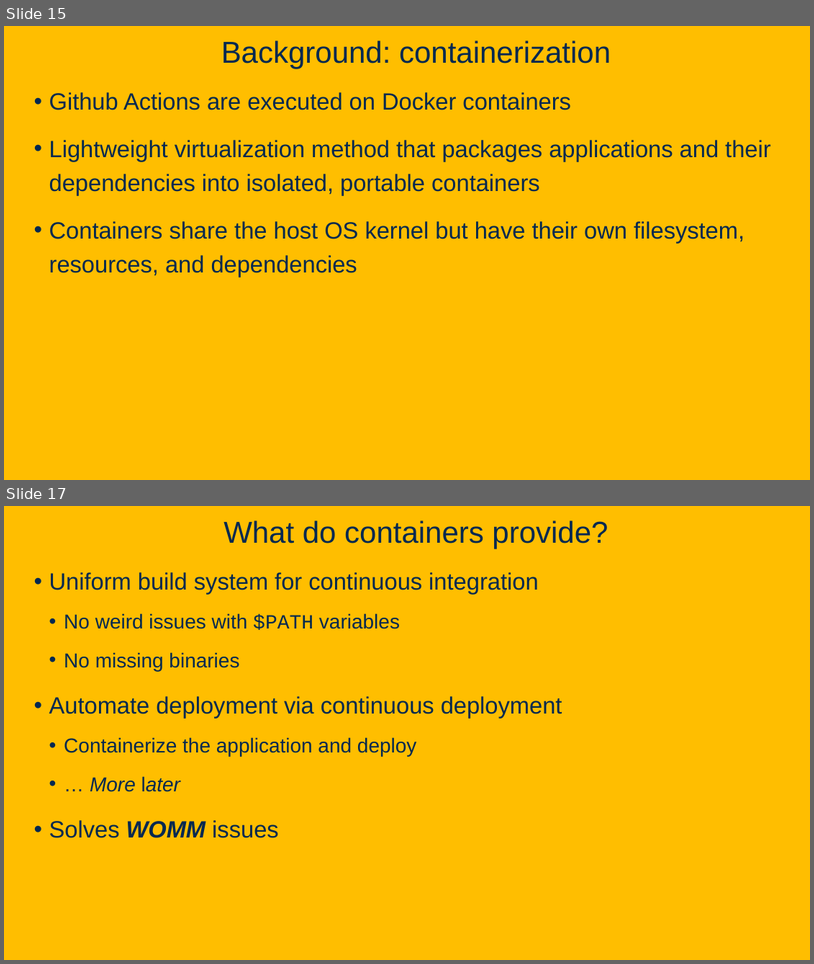
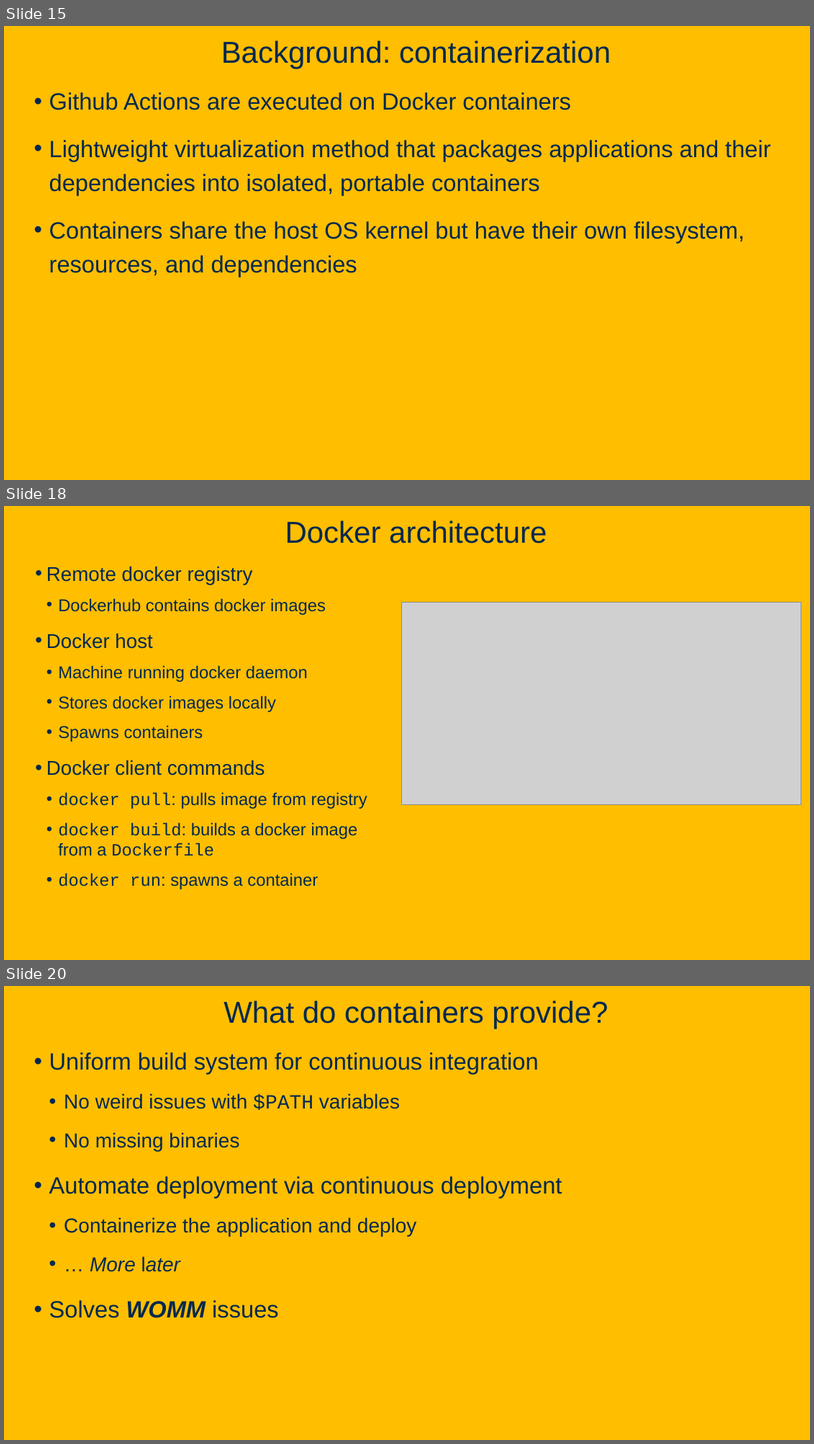
Before and after one commit to davsec-teaching/ecs160-f25, a slide deck: slides/4_unit_testing_mocking_frameworks_CI.pptx. Shown one above the other, each under a label of ours: slides 15 and 17 before the commit, slides 15, 18 and 20 after it; the slides between them are not shown. The pictures are 814x964 and 814x1444 pixels, drawn with LibreOffice and Linux fonts; fonts in the diff are those of the drawing; grey boxes stand for pictures; background and template pictures are left out. Boxes give left, top, right and bottom in pixels: in the first picture for what was removed or moved away, otherwise in the second. Text is boxed around its words. In the diff, an @@ line names an element or a change of style, - is before the commit and + after.

```diff
--- a/slides/4_unit_testing_mocking_frameworks_CI.pptx
+++ b/slides/4_unit_testing_mocking_frameworks_CI.pptx
@@ slide 18 added at (x1=4, y1=506, x2=810, y2=960), background picture (left out) @@
@@ title added at (x1=286, y1=520, x2=547, y2=543), 36 pt, text #022850 @@
+Docker architecture
@@ text added at (x1=46, y1=566, x2=368, y2=889), 20.4 pt, text #022850 @@
+• Remote docker registry
+  • Dockerhub contains docker images
+• Docker host
+  • Machine running docker daemon
+  • Stores docker images locally
+  • Spawns containers
+• Docker client commands
+  • docker pull: pulls image from registry
+  • docker build: builds a docker image from a Dockerfile
+  • docker run: spawns a container
@@ picture added at (x1=402, y1=602, x2=801, y2=805) @@
@@ what was slide 17 is now slide 20 @@
```
Also in this commit, not shown: 2 slides changed, 2 other slides added, 2 other files.
